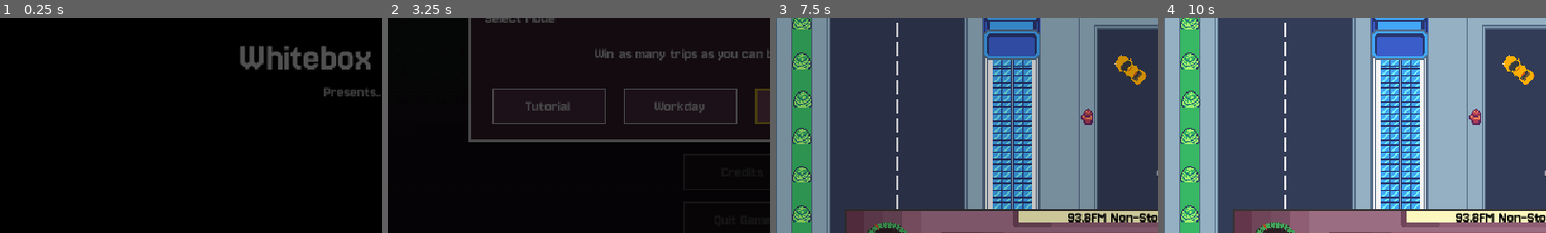
Above: before the commit, frames 1-4 (left to right).
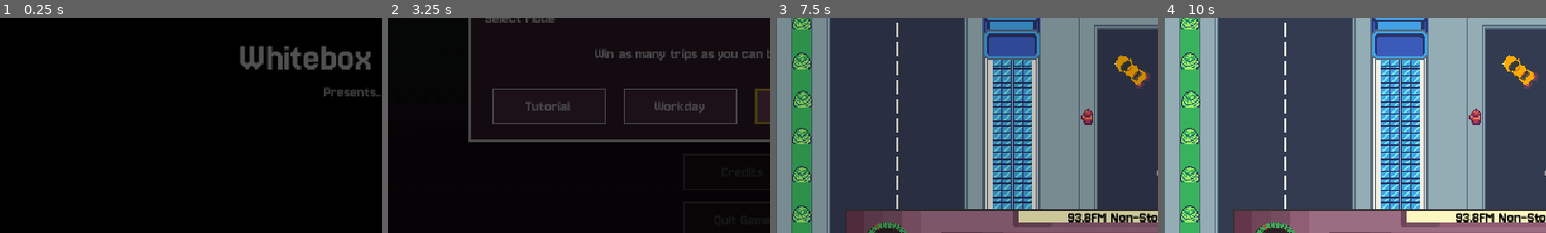
Above: after the commit, the same moments.

Repository: Jaludex/VibeTaxi-Godot
Game: Godot game, scene res://src/menus/opening.tscn
Same seed, same stepped clock (60 frames per second), same inputs: the game is played once before the commit and once after it. Sound files missing from this copy of the repository are replaced by a short silence.
Inputs (mouse positions are % of the whole screen's width and height, from its top left):
- Up to frame 1 (0.25 s): no input
- Up to frame 2 (3.25 s): tap Enter (ui_accept) at 0.5, 0.77 s; move the mouse to (72, 45) at 0.52 s; press the mouse at (72, 45) at 0.53 s; hold Right (steer_right) 0.53-1.25 s; release the mouse at (72, 45) at 1.25 s; click "New Game" at 1.25 s; click "New Game" at 2 s; click "Arcade" at 2.75 s
- Up to frame 3 (7.5 s): drag from (30, 55) to (45, 70) at 3.52 s; move the mouse to (60, 28) at 4.27 s; hold Right (steer_right) 4.28-5 s; hold D (next_station) 4.28-5 s; drag from (45, 70) to (20, 35) at 5.02 s; move the mouse to (80, 65) at 5.77 s; press the mouse at (80, 65) at 5.78 s; hold Left (steer_left) 5.78-6.5 s; tap Enter (ui_accept) at 6.02 s; release the mouse at (80, 65) at 6.5 s; drag from (20, 35) to (35, 25) at 6.52 s; move the mouse to (55, 50) at 7.27 s; hold X (brake) from 7.28 s (still down); hold D (next_station) from 7.28 s (still down); click (55, 50) at 7.42 s
- Up to frame 4 (10 s): release X (brake) at 8 s; release D (next_station) at 8 s; click "Next" at 8 s; click "Next" at 8.75 s; click "OK" at 9.5 s
The pictures show only the part of the screen within x 4-54%, y 38-88%; the shares and areas given below are measured in that part.

Frames 1-2 are identical in both runs. In frame 3, 0.1% of the frame differs, in the area x 94-98%, y 24-33%; in frame 4, 0.1%.

Commit message:
feat(atmosphere): add day-night cycle, additive headlights, and unshaded neon accents

Diff:
--- a/src/entities/car_base.gd
+++ b/src/entities/car_base.gd
@@ -31,6 +31,11 @@
 var _prev_colliders: Dictionary = {}
 var _collision_cooldowns: Dictionary = {}
 var _silhouette_sprite: Sprite2D = null
+var _headlights_node: Node2D = null
+var _night_intensity: float = 0.0
+var _last_brake_glow: bool = false
+var headlight_reach: float = 42.0
+var headlight_alpha: float = 0.16
 
 @onready var sprite: Sprite2D = $Sprite2D
 @onready var collision_shape: CollisionShape2D = $CollisionShape2D
@@ -65,7 +70,85 @@
 	if vehicle_def != null:
 		apply_vehicle_resource(vehicle_def)
 	set_heading(heading_angle)
+	_setup_headlights()
 	_sync_visual_and_hitbox()
+
+
+func _setup_headlights() -> void:
+	if _headlights_node != null:
+		return
+	_headlights_node = Node2D.new()
+	_headlights_node.name = "Headlights"
+	_headlights_node.z_index = -1
+	var mat: CanvasItemMaterial = CanvasItemMaterial.new()
+	mat.blend_mode = CanvasItemMaterial.BLEND_MODE_ADD
+	mat.light_mode = CanvasItemMaterial.LIGHT_MODE_UNSHADED
+	_headlights_node.material = mat
+	_headlights_node.visible = false
+	_headlights_node.draw.connect(_draw_headlights)
+	add_child(_headlights_node)
+
+
+func set_night_intensity(intensity: float) -> void:
+	var clamped: float = clampf(intensity, 0.0, 1.0)
+	var brake_now: bool = is_brake_light_on()
+	if absf(clamped - _night_intensity) < 0.008 and brake_now == _last_brake_glow:
+		return
+	_night_intensity = clamped
+	_last_brake_glow = brake_now
+	if _headlights_node == null:
+		return
+	var show_lights: bool = _night_intensity > 0.02 or brake_now
+	_headlights_node.visible = show_lights
+	if show_lights:
+		_headlights_node.queue_redraw()
+
+
+func is_brake_light_on() -> bool:
+	return false
+
+
+func _draw_headlights() -> void:
+	var sz: Vector2 = sprite.region_rect.size if sprite != null else Vector2(14.0, 28.0)
+	var half_w: float = sz.x * 0.5
+	var half_h: float = sz.y * 0.5
+	var lamp_x: float = half_w * 0.56
+
+	if _night_intensity > 0.02 and not is_crashed:
+		var a_outer: float = _night_intensity * headlight_alpha
+		var a_inner: float = _night_intensity * (headlight_alpha * 0.65)
+		var c_outer: Color = Color(1.0, 0.96, 0.80, a_outer)
+		var c_inner: Color = Color(1.0, 0.98, 0.88, a_inner)
+		var c_fade: Color = Color(1.0, 0.96, 0.80, 0.0)
+		var spread: float = half_w * 1.65
+		var inner_reach: float = headlight_reach * 0.45
+		for side in [-1.0, 1.0]:
+			var lx: float = side * lamp_x
+			var outer_pts: PackedVector2Array = PackedVector2Array([
+				Vector2(lx - 1.3, -half_h + 1.0),
+				Vector2(lx + 1.3, -half_h + 1.0),
+				Vector2(lx + spread, -half_h - headlight_reach),
+				Vector2(lx - spread, -half_h - headlight_reach),
+			])
+			_headlights_node.draw_polygon(outer_pts, PackedColorArray([c_outer, c_outer, c_fade, c_fade]))
+			var inner_pts: PackedVector2Array = PackedVector2Array([
+				Vector2(lx - 1.0, -half_h + 1.0),
+				Vector2(lx + 1.0, -half_h + 1.0),
+				Vector2(lx + spread * 0.55, -half_h - inner_reach),
+				Vector2(lx - spread * 0.55, -half_h - inner_reach),
+			])
+			_headlights_node.draw_polygon(inner_pts, PackedColorArray([c_inner, c_inner, c_fade, c_fade]))
+			_headlights_node.draw_circle(Vector2(lx, -half_h + 0.5), 1.6, Color(1.0, 0.99, 0.9, minf(0.55, a_outer * 1.6)))
+
+	var brake_now: bool = is_brake_light_on()
+	var tail_a: float = 0.52 if brake_now else _night_intensity * 0.25
+	if tail_a > 0.02 and not is_crashed:
+		var halo_r: float = 4.0 if brake_now else 2.5
+		var core_r: float = 1.6 if brake_now else 1.2
+		for side in [-1.0, 1.0]:
+			var pos: Vector2 = Vector2(side * lamp_x, half_h - 0.5)
+			_headlights_node.draw_circle(pos, halo_r, Color(1.0, 0.12, 0.08, tail_a * 0.35))
+			_headlights_node.draw_circle(pos, core_r, Color(1.0, 0.25, 0.18, tail_a))
 
 
 func _exit_tree() -> void:
@@ -106,6 +189,8 @@
 		_silhouette_sprite.region_rect = rect
 	if collision_shape != null and collision_shape.shape is RectangleShape2D:
 		(collision_shape.shape as RectangleShape2D).size = rect.size
+	if _headlights_node != null and _headlights_node.visible:
+		_headlights_node.queue_redraw()
 
 
 func set_heading(angle_rad: float) -> void:
--- a/src/entities/passenger.gd
+++ b/src/entities/passenger.gd
@@ -99,6 +99,9 @@
 
 
 func _ready() -> void:
+	var mat: CanvasItemMaterial = CanvasItemMaterial.new()
+	mat.light_mode = CanvasItemMaterial.LIGHT_MODE_UNSHADED
+	_pickup_circle.material = mat
 	_pickup_circle.draw.connect(_draw_pickup_circle)
 	_set_anim("idle")
 	_redraw_pickup_circle()
--- a/src/entities/taxi.gd
+++ b/src/entities/taxi.gd
@@ -30,6 +30,8 @@
 
 
 func _ready() -> void:
+	headlight_reach = 58.0
+	headlight_alpha = 0.24
 	if vehicle_def == null:
 		apply_vehicle_def("yellow_taxi")
 		max_health = GameConstants.TAXI_MAX_HEALTH
@@ -37,6 +39,10 @@
 	super._ready()
 	target_position = global_position
 	_setup_engine_audio()
+
+
+func is_brake_light_on() -> bool:
+	return is_braking and not is_crashed
 
 
 func attach_to_map(map: CityMap) -> void:
@@ -320,6 +326,10 @@
 	ghost.global_position = global_position
 	ghost.rotation = rotation
 	ghost.z_index = 5
+	var ghost_mat: CanvasItemMaterial = CanvasItemMaterial.new()
+	ghost_mat.blend_mode = CanvasItemMaterial.BLEND_MODE_ADD
+	ghost_mat.light_mode = CanvasItemMaterial.LIGHT_MODE_UNSHADED
+	ghost.material = ghost_mat
 	ghost.modulate = Color(vibe_color.r, vibe_color.g, vibe_color.b, GameConstants.GHOSTING_ALPHA_START)
 	city_map.get_entities_root().add_child(ghost)
 	var tween: Tween = ghost.create_tween()
--- a/src/gameplay/delivery_circle.gd
+++ b/src/gameplay/delivery_circle.gd
@@ -2,6 +2,12 @@
 extends Node2D
 
 ## Draws the green destination drop-off ring on the ground layer.
+
+
+func _ready() -> void:
+	var mat: CanvasItemMaterial = CanvasItemMaterial.new()
+	mat.light_mode = CanvasItemMaterial.LIGHT_MODE_UNSHADED
+	material = mat
 
 
 func _draw() -> void:
--- a/src/gameplay/play_scene.gd
+++ b/src/gameplay/play_scene.gd
@@ -4,7 +4,28 @@
 ## Main gameplay scene orchestrating CityMap, Taxi, AI systems, RuleStrategy, and HUD.
 
 const PASSENGER_SCENE: PackedScene = preload("res://src/entities/passenger.tscn")
-
+const ARCADE_CYCLE_DURATION: float = 180.0
+const ZEN_CYCLE_DURATION: float = 240.0
+
+const WORKDAY_LIGHT_STOPS: Array[Dictionary] = [
+	{"t": 0.00, "color": Color(1.00, 0.98, 0.93)}, # Morning
+	{"t": 0.30, "color": Color(1.00, 1.00, 1.00)}, # Midday
+	{"t": 0.62, "color": Color(0.98, 0.72, 0.56)}, # Sunset
+	{"t": 0.80, "color": Color(0.68, 0.52, 0.78)}, # Dusk
+	{"t": 1.00, "color": Color(0.38, 0.44, 0.72)}, # Neon night
+]
+
+const LOOP_LIGHT_STOPS: Array[Dictionary] = [
+	{"t": 0.00, "color": Color(1.00, 0.98, 0.93)}, # Morning
+	{"t": 0.25, "color": Color(1.00, 1.00, 1.00)}, # Midday
+	{"t": 0.48, "color": Color(0.98, 0.72, 0.56)}, # Sunset
+	{"t": 0.62, "color": Color(0.68, 0.52, 0.78)}, # Dusk
+	{"t": 0.78, "color": Color(0.38, 0.44, 0.72)}, # Neon night
+	{"t": 0.92, "color": Color(0.86, 0.72, 0.80)}, # Dawn
+	{"t": 1.00, "color": Color(1.00, 0.98, 0.93)}, # Morning
+]
+
+@onready var _atmosphere: CanvasModulate = $AtmosphereModulate
 @onready var _city_map: CityMap = $CityMap
 @onready var _traffic_system: TrafficSystem = $TrafficSystem
 @onready var _pedestrian_system: PedestrianSystem = $PedestrianSystem
@@ -41,6 +62,9 @@
 var _game_over_triggered: bool = false
 var _was_vibe: bool = false
 var _danger_timer: float = 0.0
+var _workday_duration: float = GameConstants.WORKDAY_TIME_LIMIT
+var _atmosphere_elapsed: float = 0.0
+var night_intensity: float = 0.0
 @onready var _delivery_circle: Node2D = $DeliveryCircle
 @onready var _mouse_particles: CPUParticles2D = $MouseParticles
 
@@ -133,6 +157,10 @@
 		_tutorial_vibe_shown = false
 		_tutorial_initial_time = rule_strategy.time_remaining
 
+	_workday_duration = maxf(1.0, float(params.get("time_limit", GameConstants.WORKDAY_TIME_LIMIT)))
+	_atmosphere_elapsed = 0.0
+	_update_atmosphere(0.0)
+
 	AudioManager.start_ambient("city_soundscape", 0.5)
 	AudioManager.play_sfx("engine_start", 0.4, &"Engine")
 
@@ -197,6 +225,7 @@
 		_trigger_end_of_run()
 		return
 
+	_update_atmosphere(delta)
 	_update_ambient_ducking()
 	_update_mouse_particles()
 	_update_passengers(delta)
@@ -230,6 +259,50 @@
 	taxi.reset_inputs()
 	var pause_scene: PackedScene = load("res://src/menus/pause_menu.tscn") as PackedScene
 	GameFlow.push_modal(pause_scene.instantiate() as Control, true)
+
+
+func _update_atmosphere(delta: float) -> void:
+	if _atmosphere == null or rule_strategy == null:
+		return
+	var color: Color = Color.WHITE
+	if rule_strategy is WorkdayStrategy:
+		var progress: float = clampf(1.0 - (rule_strategy.time_remaining / _workday_duration), 0.0, 1.0)
+		color = evaluate_atmosphere_color(progress, false)
+	elif rule_strategy is ArcadeStrategy:
+		if not tutorial_mode:
+			_atmosphere_elapsed += delta
+		color = evaluate_atmosphere_color(fposmod(_atmosphere_elapsed / ARCADE_CYCLE_DURATION, 1.0), true)
+	elif rule_strategy is ZenStrategy:
+		if not tutorial_mode:
+			_atmosphere_elapsed += delta
+		color = evaluate_atmosphere_color(fposmod(_atmosphere_elapsed / ZEN_CYCLE_DURATION, 1.0), true)
+	else:
+		color = evaluate_atmosphere_color(0.15, false)
+
+	_atmosphere.color = color
+	night_intensity = compute_night_intensity(color)
+	if taxi != null:
+		taxi.set_night_intensity(night_intensity)
+	if _traffic_system != null:
+		_traffic_system.set_night_intensity(night_intensity)
+
+
+static func evaluate_atmosphere_color(progress: float, looping: bool) -> Color:
+	var stops: Array[Dictionary] = LOOP_LIGHT_STOPS if looping else WORKDAY_LIGHT_STOPS
+	var t: float = fposmod(progress, 1.0) if looping else clampf(progress, 0.0, 1.0)
+	for i in range(stops.size() - 1):
+		var a: Dictionary = stops[i]
+		var b: Dictionary = stops[i + 1]
+		var ta: float = float(a["t"])
+		var tb: float = float(b["t"])
+		if t <= tb:
+			var span: float = maxf(0.0001, tb - ta)
+			return (a["color"] as Color).lerp(b["color"] as Color, clampf((t - ta) / span, 0.0, 1.0))
+	return stops.back()["color"] as Color
+
+
+static func compute_night_intensity(modulate_color: Color) -> float:
+	return clampf((0.88 - modulate_color.get_luminance()) / 0.44, 0.0, 1.0)
 
 
 func _update_ambient_ducking() -> void:
--- a/src/gameplay/play_scene.tscn
+++ b/src/gameplay/play_scene.tscn
@@ -16,8 +16,13 @@
 [sub_resource type="Gradient" id="1"]
 colors = PackedColorArray(1, 1, 1, 0.95, 0.78, 0.85, 1, 0)
 
+[sub_resource type="CanvasItemMaterial" id="2"]
+light_mode = 1
+
 [node name="PlayScene" type="Node2D"]
 script = ExtResource("1")
+
+[node name="AtmosphereModulate" type="CanvasModulate" parent="."]
 
 [node name="CityMap" parent="." instance=ExtResource("2")]
 
@@ -37,6 +42,7 @@
 script = ExtResource("12")
 
 [node name="MouseParticles" type="CPUParticles2D" parent="."]
+material = SubResource("2")
 z_index = 12
 emitting = false
 amount = 24
--- a/src/world/traffic_system.gd
+++ b/src/world/traffic_system.gd
@@ -11,8 +11,19 @@
 var nodes: Dictionary = {}
 var active_cars: Array[TrafficCar] = []
 var camera_ref: Camera2D = null
+var night_intensity: float = 0.0
 
 var _spawn_timer: float = 0.0
+
+
+func set_night_intensity(intensity: float) -> void:
+	var clamped: float = clampf(intensity, 0.0, 1.0)
+	if absf(clamped - night_intensity) < 0.008:
+		return
+	night_intensity = clamped
+	for car in active_cars:
+		if is_instance_valid(car):
+			car.set_night_intensity(night_intensity)
 
 
 func setup(p_city_map: CityMap) -> void:
@@ -165,6 +176,7 @@
 	var car: TrafficCar = TRAFFIC_CAR_SCENE.instantiate() as TrafficCar
 	city_map.get_entities_root().add_child(car)
 	car.setup_traffic_def(chosen_def, spawn_pos as Vector2, next_pos as Vector2, get_node_next(next_name), self)
+	car.set_night_intensity(night_intensity)
 	active_cars.append(car)
 	return car
 
--- a/tests/test_runner.gd
+++ b/tests/test_runner.gd
@@ -39,6 +39,7 @@
 	_test_all_scenes_instantiate()
 	_test_touch_and_mobile()
 	_test_discord_rpc()
+	_test_day_night_atmosphere()
 
 
 func _test_tiled_parsing() -> void:
@@ -585,3 +586,34 @@
 		ps_m.queue_free()
 
 	GameFlow.set_tutorial_enabled(prev_tut)
+
+
+func _test_day_night_atmosphere() -> void:
+	var morning: Color = PlayScene.evaluate_atmosphere_color(0.0, false)
+	var sunset: Color = PlayScene.evaluate_atmosphere_color(0.62, false)
+	var night: Color = PlayScene.evaluate_atmosphere_color(1.0, false)
+	_assert_true(PlayScene.compute_night_intensity(morning) == 0.0, "Workday morning has zero night intensity")
+	_assert_true(sunset.r > sunset.b and PlayScene.compute_night_intensity(sunset) > 0.1, "Workday sunset tints warm amber and begins turning lights on")
+	_assert_true(night.b > night.r and PlayScene.compute_night_intensity(night) > 0.9, "Workday night shifts to indigo with full night intensity")
+
+	var loop_start: Color = PlayScene.evaluate_atmosphere_color(0.0, true)
+	var loop_end: Color = PlayScene.evaluate_atmosphere_color(1.0, true)
+	_assert_true(loop_start.is_equal_approx(loop_end), "Arcade/Zen atmosphere curve loops seamlessly from morning back to morning")
+
+	GameFlow.pending_play_params = {"mode": "workday", "tutorial_mode": false}
+	var wd_ps: PlayScene = (load("res://src/gameplay/play_scene.tscn") as PackedScene).instantiate() as PlayScene
+	add_child(wd_ps)
+	_assert_true(wd_ps.night_intensity == 0.0 and not wd_ps.taxi._headlights_node.visible, "Workday starts in daylight with taxi headlights off")
+	wd_ps.rule_strategy.time_remaining = 0.0
+	wd_ps._update_atmosphere(0.0)
+	_assert_true(wd_ps.night_intensity > 0.9 and wd_ps.taxi._headlights_node.visible, "Workday turns on taxi headlights at night")
+	wd_ps.queue_free()
+
+	GameFlow.pending_play_params = {"mode": "arcade", "tutorial_mode": false}
+	var arc_ps: PlayScene = (load("res://src/gameplay/play_scene.tscn") as PackedScene).instantiate() as PlayScene
+	add_child(arc_ps)
+	arc_ps._update_atmosphere(PlayScene.ARCADE_CYCLE_DURATION * 0.78)
+	_assert_true(arc_ps.night_intensity > 0.9 and arc_ps.taxi._headlights_node.visible, "Arcade advances into neon night over elapsed run time")
+	arc_ps._update_atmosphere(PlayScene.ARCADE_CYCLE_DURATION * 0.22)
+	_assert_true(arc_ps.night_intensity == 0.0, "Arcade loops cleanly back into morning daylight")
+	arc_ps.queue_free()
Not shown: 1 places in src/gameplay/play_scene.tscn that only renumber resources
